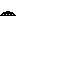
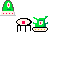
Two versions of the same layered image (w=64, h=64). Layer-by-layer changes:
painted on "Layer" over [0, 0, 48, 32]
